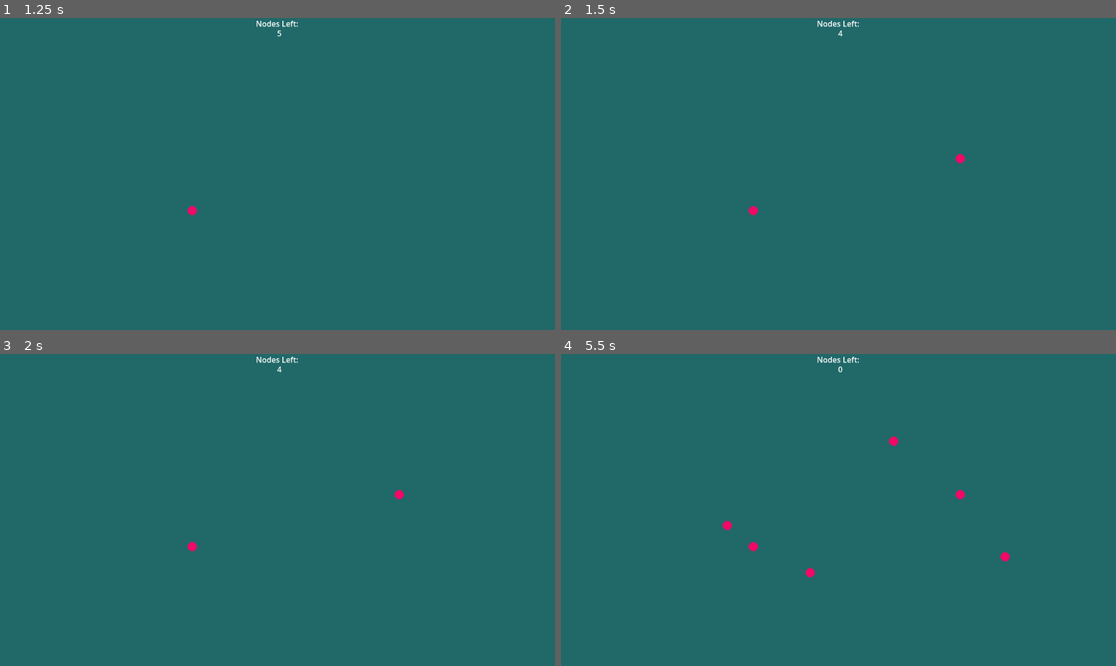
Above: before the commit, frames 1-4 (two rows, left to right).
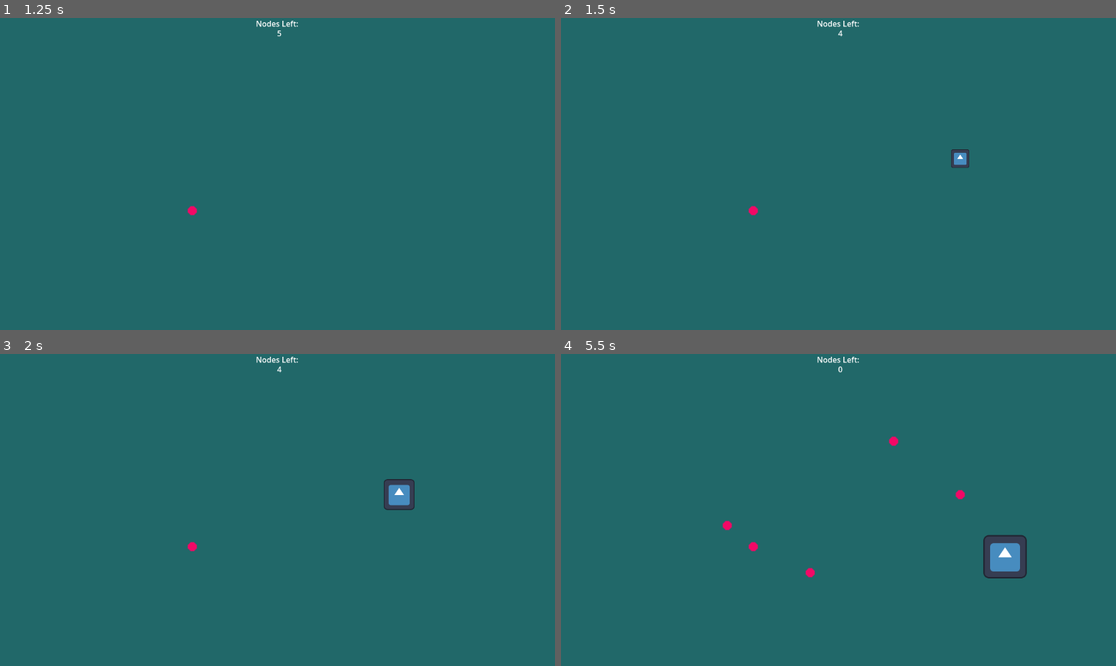
Above: after the commit, the same moments.

Repository: Alpha-Hotel/GameJamJan24
Game: Godot game, scene res://Scenes/menu.tscn
The game is run twice, just before and just after one commit, with the same random seed, the same clock (stepped at 60 frames per second) and the same inputs. The engine's default icon, where the game draws it, is replaced by a stand-in: a white triangle on a blue panel in a dark square.
Inputs (mouse positions are in pixels of both pictures, inside the frame that each line leads up to):
- Up to frame 1 (1.25 s): click "Start" at 0.5 s
- Up to frame 2 (1.5 s): tap Enter at 1.25 s; move the mouse to (960, 158) at 1.27 s; click (960, 158) at 1.35 s
- Up to frame 3 (2 s): no input
- Up to frame 4 (5.5 s): move the mouse to (727, 525) at 2.02 s; click (727, 525) at 2.1 s; move the mouse to (894, 441) at 2.77 s; click (894, 441) at 2.85 s; move the mouse to (810, 572) at 3.52 s; click (810, 572) at 3.6 s; move the mouse to (1005, 556) at 4.27 s; click (1005, 556) at 4.35 s; move the mouse to (672, 463) at 5.02 s; click (672, 463) at 5.1 s

Frame 1 is identical in both runs. In frame 2, 0.2% of the frame differs, in the area x 70-74%, y 42-49%; in frame 3, 0.5%; in frame 4, 1.1%, in the area x 76-84%, y 57-72%.

Commit message:
growing node signal added

Diff:
--- a/Scenes/node.gd
+++ b/Scenes/node.gd
@@ -1,7 +1,7 @@
 extends Node
 
 const mycelia_node = preload("res://Scenes/mycelia_node.tscn")
-
+var signal_growing = false
 # Called when the node enters the scene tree for the first time.
 func _ready():
 	$HUD/Counter_number.text = "5"
@@ -9,13 +9,11 @@
 	add_child(node)
 	node.position = Vector2(400,400)
 	node.add_to_group("resource_nodes")
-	pass # Replace with function body.
-
 
 # Called every frame. 'delta' is the elapsed time since the previous frame.
 func _process(delta):
-	#print($Collider.is_colliding)
-	pass
+	update_node_signal(delta)
+
 
 var closest_node_1
 var closest_node_2
@@ -39,8 +37,6 @@
 		else:
 			if int($HUD/Counter_number.text) > 0:
 				print("collision ", $Collider.scale)
-		##print("Mouse Click/Unclick at: ", event.position)
-
 		add_connecting_lines(event.position, closest_node_1, closest_node_2)
 
 	elif event is InputEventMouseMotion:
@@ -55,8 +51,16 @@
 	add_child(node)
 	node.position = pos
 	node.add_to_group("mycelia_nodes")
-	#print(get_tree().get_nodes_in_group("mycelia_nodes"))
+	ready_node_signal(pos)
 
+
+func update_node_signal(delta):
+	if $HUD/Node_signal.scale[0] < 1 and signal_growing==true:
+		print($HUD/Node_signal.scale[0])
+		$HUD/Node_signal.scale = Vector2($HUD/Node_signal.scale[0]+.4*delta, $HUD/Node_signal.scale[0]+.1*delta)
+	elif signal_growing == true:
+		$HUD/Node_signal.visible = false
+		signal_growing = false
 
 func check_node_collision(pos):
 	#This function uses the Collider node to detect collisions at a given position pos
@@ -65,6 +69,14 @@
 	# prior to collision check.
 	$Collider.force_shapecast_update()
 	return $Collider.is_colliding()
+
+func ready_node_signal(pos):
+	# This gets the node signal ready to appear and then grow on screen
+	# It is intended to be the visual component of expanding collider
+	$HUD/Node_signal.position = pos
+	$HUD/Node_signal.visible = true
+	$HUD/Node_signal.scale = Vector2(.25,.25)
+	signal_growing =true
 
 func expanding_collision():
 	$Collider.scale =Vector2(20,20)
--- a/main.tscn
+++ b/main.tscn
@@ -1,8 +1,20 @@
-[gd_scene load_steps=3 format=3 uid="uid://dn8o2yey1228"]
+[gd_scene load_steps=5 format=3 uid="uid://dn8o2yey1228"]
 
 [ext_resource type="Script" path="res://Scenes/node.gd" id="1_t50d0"]
+[ext_resource type="Texture2D" uid="uid://bdl83211arm7o" path="res://icon.svg" id="2_na0oh"]
 
 [sub_resource type="CircleShape2D" id="CircleShape2D_fptqp"]
+
+[sub_resource type="SpriteFrames" id="SpriteFrames_bduqp"]
+animations = [{
+"frames": [{
+"duration": 1.0,
+"texture": ExtResource("2_na0oh")
+}],
+"loop": true,
+"name": &"default",
+"speed": 5.0
+}]
 
 [node name="main" type="Node2D"]
 script = ExtResource("1_t50d0")
@@ -34,3 +46,9 @@
 offset_bottom = 43.0
 grow_horizontal = 2
 vertical_alignment = 1
+
+[node name="Node_signal" type="AnimatedSprite2D" parent="HUD"]
+visible = false
+position = Vector2(396, 151)
+scale = Vector2(0.25, 0.289063)
+sprite_frames = SubResource("SpriteFrames_bduqp")
